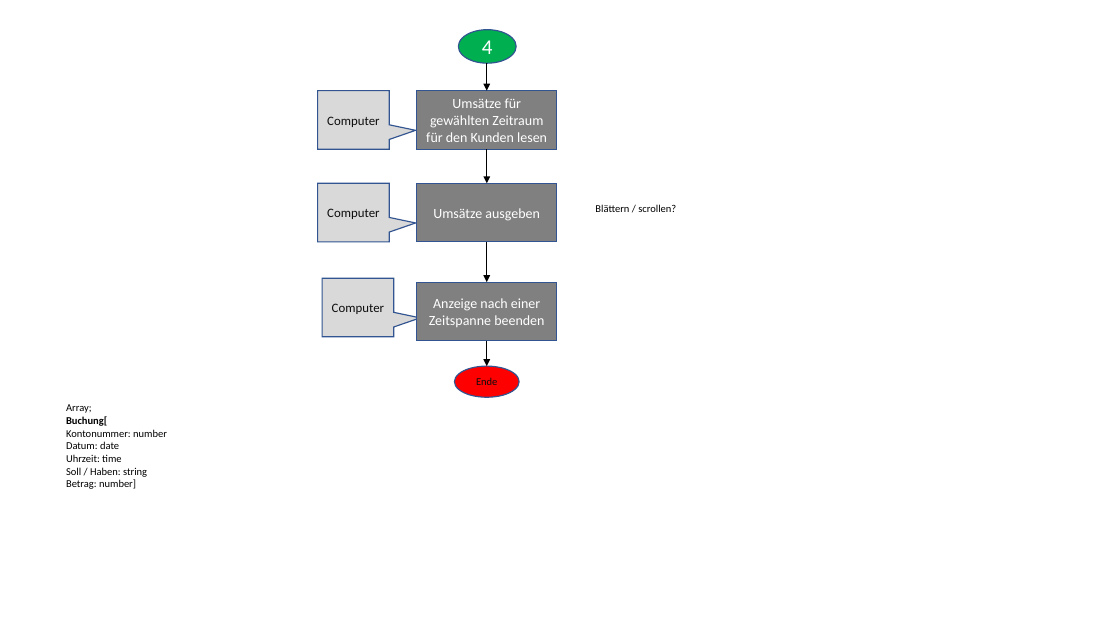
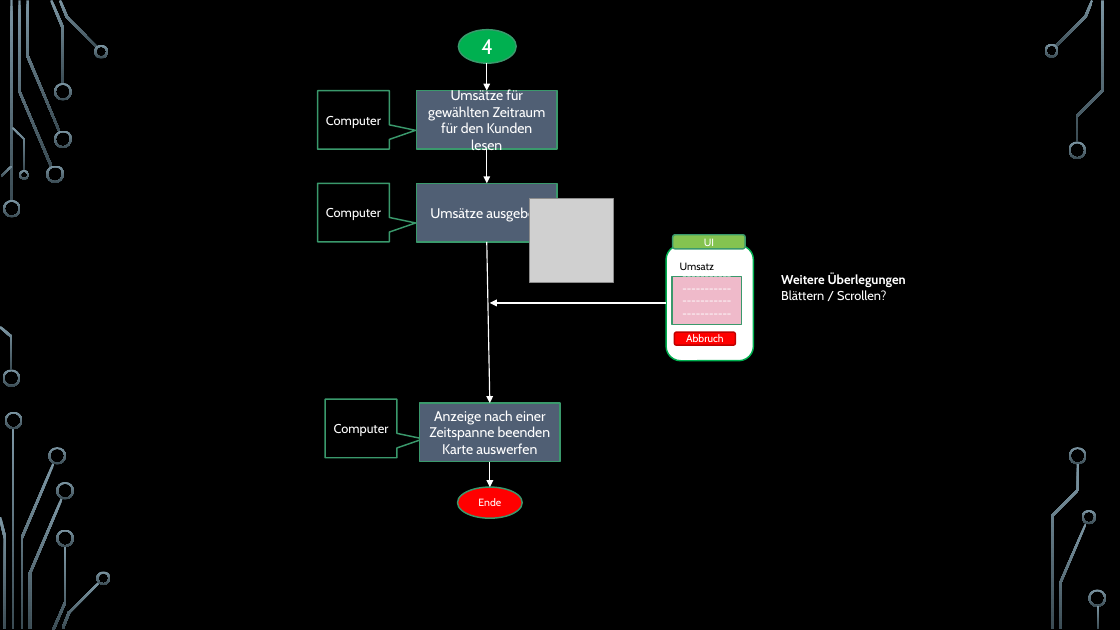
Before and after one commit to Theo-Zueffle/EIA1-Semester-21, a slide deck: slide 6 of Bank.pptx (slide 5 before the commit). Drawn at 1120x630 pixels with LibreOffice and Linux fonts; fonts in the diff are those of the drawing; grey boxes stand for pictures; background and template pictures are left out. Boxes give left, top, right and bottom in pixels: in the first picture for what was removed or moved away, otherwise in the second. Text is boxed around its words. In the diff, an @@ line names an element or a change of style, - is before the commit and + after.

```diff
--- a/Bank.pptx
+++ b/Bank.pptx
@@ background #FFFFFF to picture (left out) @@
@@ ellipse "4" at <box>459,29,517,63</box>: font Calibri to Cabin; outline #325491 1 pt to #3A9A6D 1.25 pt @@
@@ rectangle "Umsätze für gewählten Zeitraum für ..." at <box>417,91,557,150</box>: font Calibri to Cabin; fill #808080 to #505F74; outline #325491 1 pt to #3A9A6D 1.25 pt @@
@@ arrow (487, 63) - (487, 91): stroke #000000 1 pt to #FFFFFF 1 pt @@
@@ arrow (487, 150) - (487, 183): stroke #000000 1 pt to #FFFFFF 1 pt @@
@@ rectangle "Umsätze ausgeben" at <box>417,183,557,242</box>: font Calibri to Cabin; fill #808080 to #505F74; outline #325491 1 pt to #3A9A6D 1.25 pt @@
@@ picture added at <box>529,198,613,282</box> @@
@@ rounded rectangle added at <box>673,235,745,250</box>, fill #84C350, outline #3A9A6D 1.25 pt, 9 pt, text #FFFFFF @@
+UI
@@ arrow moved from (487, 242) - (487, 282) to (487, 242) - (490, 403) @@
@@ arrow (487, 242) - (490, 403): stroke #000000 1 pt to #FFFFFF 1 pt @@
@@ rounded rectangle added at <box>666,245,754,361</box>, fill #FFFFFF, outline #00B050 1.25 pt @@
@@ text added at <box>680,262,717,270</box>, 9 pt, text #000000 @@
+Umsatz:
@@ rectangle added at <box>672,277,742,325</box>, fill #EFBACA, outline #3A9A6D 1.25 pt, 9 pt, text #FFFFFF @@
+------------------------------------------------
@@ text at <box>781,273,906,300</box>: text changed; size 9 to 11 pt; font Calibri to Cabin; text colour #000000 to #FFFFFF; bold on @@
-Blättern / scrollen?
+Weitere Überlegungen
+Blättern / Scrollen?
@@ arrow added from (666, 303) to (490, 303), #FFFFFF 1 pt @@
@@ rounded rectangle added at <box>675,332,736,345</box>, fill #FF0000, outline #C00000 1.25 pt, 9 pt, text #FFFFFF @@
+Abbruch
@@ text removed at <box>66,404,167,489</box> @@
-Array;
-Buchung[
-Kontonummer: number
-Datum: date
-Uhrzeit: time
-Soll / Haben: string
-Betrag: number]
@@ font Calibri to Cabin, text colour #0D0D0D to #FFFFFF; fill #D9D9D9 to #000000; outline #325491 1 pt to #3A9A6D 1.25 pt in 3 elements at <box>318,91,389,150</box>, <box>318,183,389,242</box>, <box>325,399,397,458</box> @@
@@ rectangle "Anzeige nach einer Zeitspanne beenden" at <box>420,403,560,462</box>: fill #808080 to #505F74; outline #325491 1 pt to #3A9A6D 1.25 pt @@
@@ text in rectangle at <box>429,410,551,441</box>: font Calibri to Cabin in "Anzeige nach einer Zeitspanne beenden" @@
@@ text in rectangle at <box>442,443,537,454</box>: paragraph added @@
+Karte auswerfen
@@ 1 speech box, 1 ellipse, 1 rectangle, 1 arrow: place and size @@
-1 speech box, 1 ellipse, 1 rectangle, 1 arrow at <box>322,278,557,397</box>
+1 speech box, 1 ellipse, 1 rectangle, 1 arrow at <box>325,399,560,518</box>
@@ arrow (490, 462) - (490, 487): stroke #000000 1 pt to #FFFFFF 1 pt @@
@@ ellipse "Ende" at <box>458,487,523,518</box>: font Calibri to Cabin, text colour #0D0D0D to #FFFFFF; outline #325491 1 pt to #3A9A6D 1.25 pt @@
@@ group added at <box>0,0,1107,630</box>: 33 freeform shapes, 3 rectangles @@
```
Also in this commit, not shown: 4 other slides changed, 5 slides added, 8 other files.
